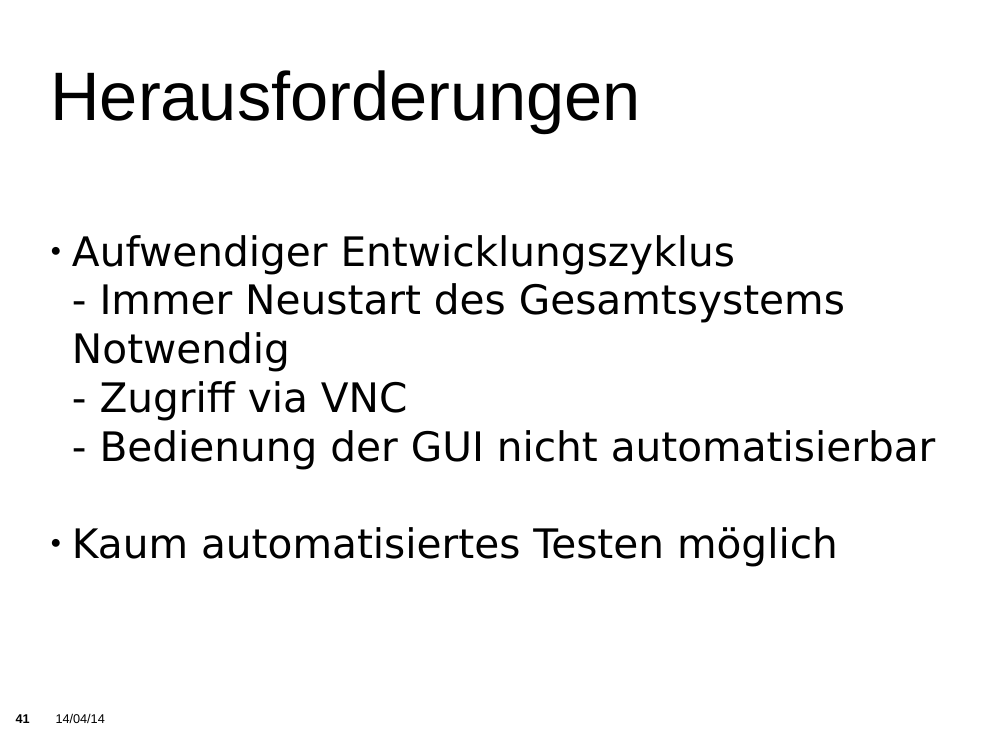
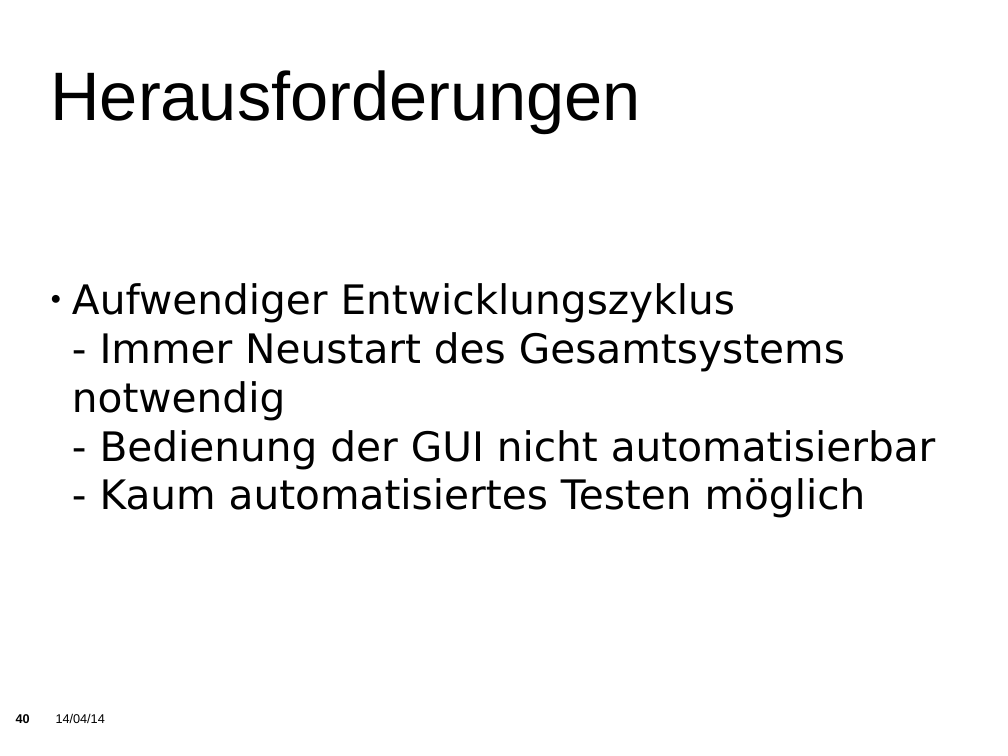
Before and after one commit to KITrokopter/Presentation, a slide deck: slide 40 of PresentationInTotal v0.1.odp (slide 41 before the commit). Drawn at 1008x756 pixels with LibreOffice and Linux fonts; fonts in the diff are those of the drawing; background and template pictures are left out. Boxes give left, top, right and bottom in pixels: in the first picture for what was removed or moved away, otherwise in the second. Text is boxed around its words. In the diff, an @@ line names an element or a change of style, - is before the commit and + after.

```diff
--- a/PresentationInTotal v0.1.odp
+++ b/PresentationInTotal v0.1.odp
@@ subtitle at [72,332,845,421]: text changed @@
-- Immer Neustart des Gesamtsystems Notwendig
-- Zugriff via VNC
+- Immer Neustart des Gesamtsystems notwendig
@@ subtitle at [100,478,866,518]: text changed @@
-● Kaum automatisiertes Testen möglich
+- Kaum automatisiertes Testen möglich
@@ page number at [16,714,30,723]: text changed @@
-41
+40
```
Also in this commit, not shown: 3 other slides changed, 1 slide removed.
